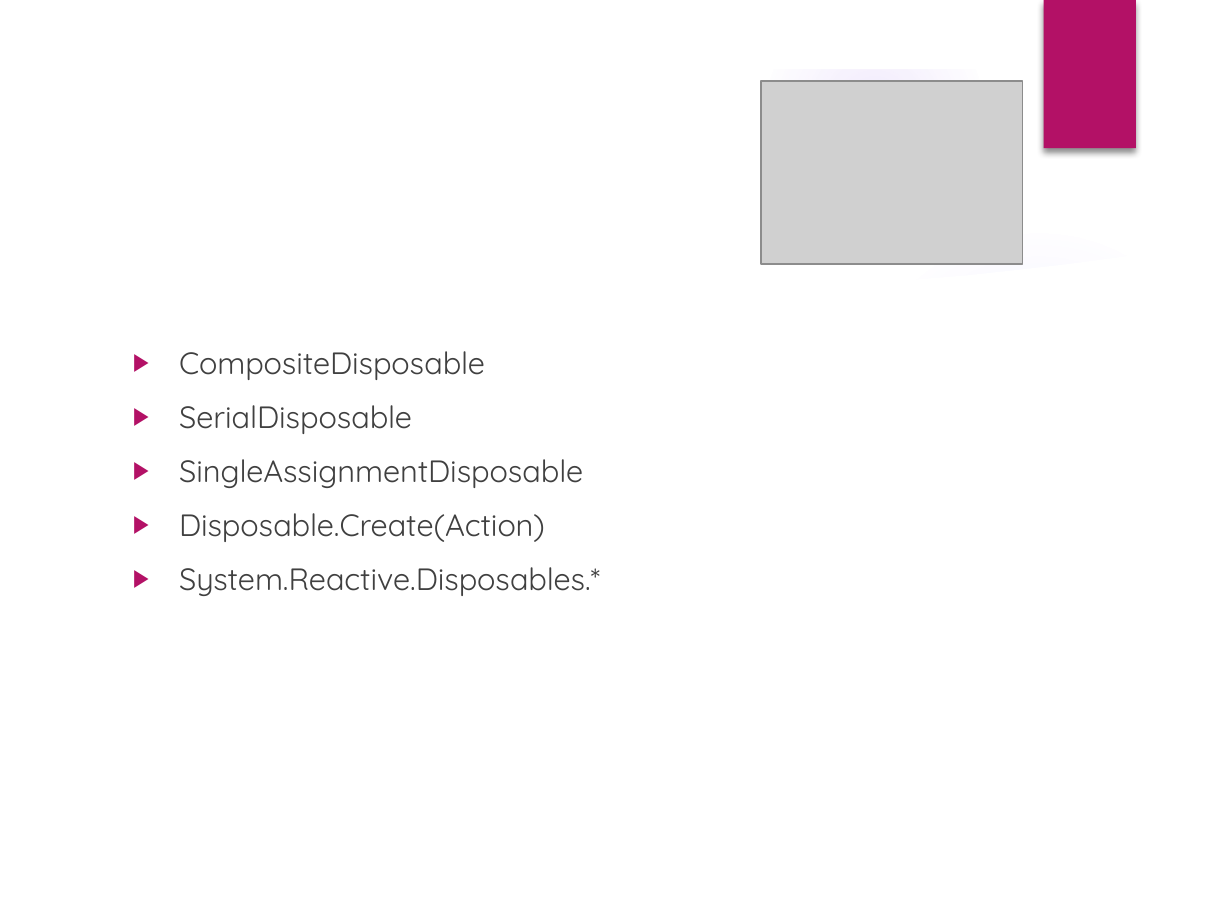
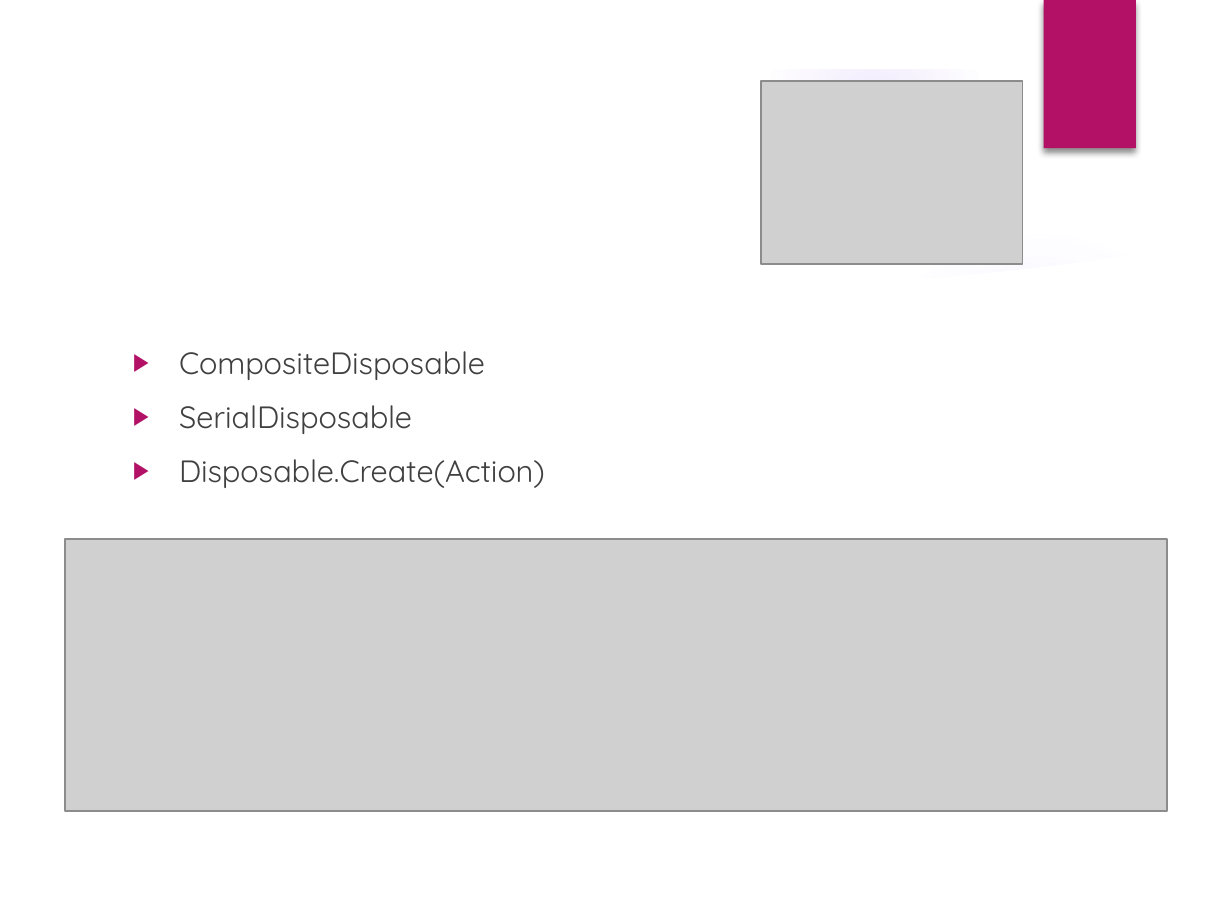
Before and after one commit to PureWeen/DevDays_20171116, a slide deck: slide 10 of DenverDevDays20171116.pptx. Drawn at 1232x924 pixels with LibreOffice and Linux fonts; fonts in the diff are those of the drawing; grey boxes stand for pictures; background and template pictures are left out. Boxes give left, top, right and bottom in pixels: in the first picture for what was removed or moved away, otherwise in the second. Text is boxed around its words. In the diff, an @@ line names an element or a change of style, - is before the commit and + after.

```diff
--- a/DenverDevDays20171116.pptx
+++ b/DenverDevDays20171116.pptx
@@ text at (179, 459, 583, 488): paragraph removed @@
-▶ SingleAssignmentDisposable
@@ picture added at (66, 539, 1168, 811) @@
@@ text at (179, 567, 600, 596): paragraph removed @@
-▶ System.Reactive.Disposables.*
```
Also in this commit, not shown: 2 other slides changed, 6 slides added, 1 slide removed, 14 other files.
